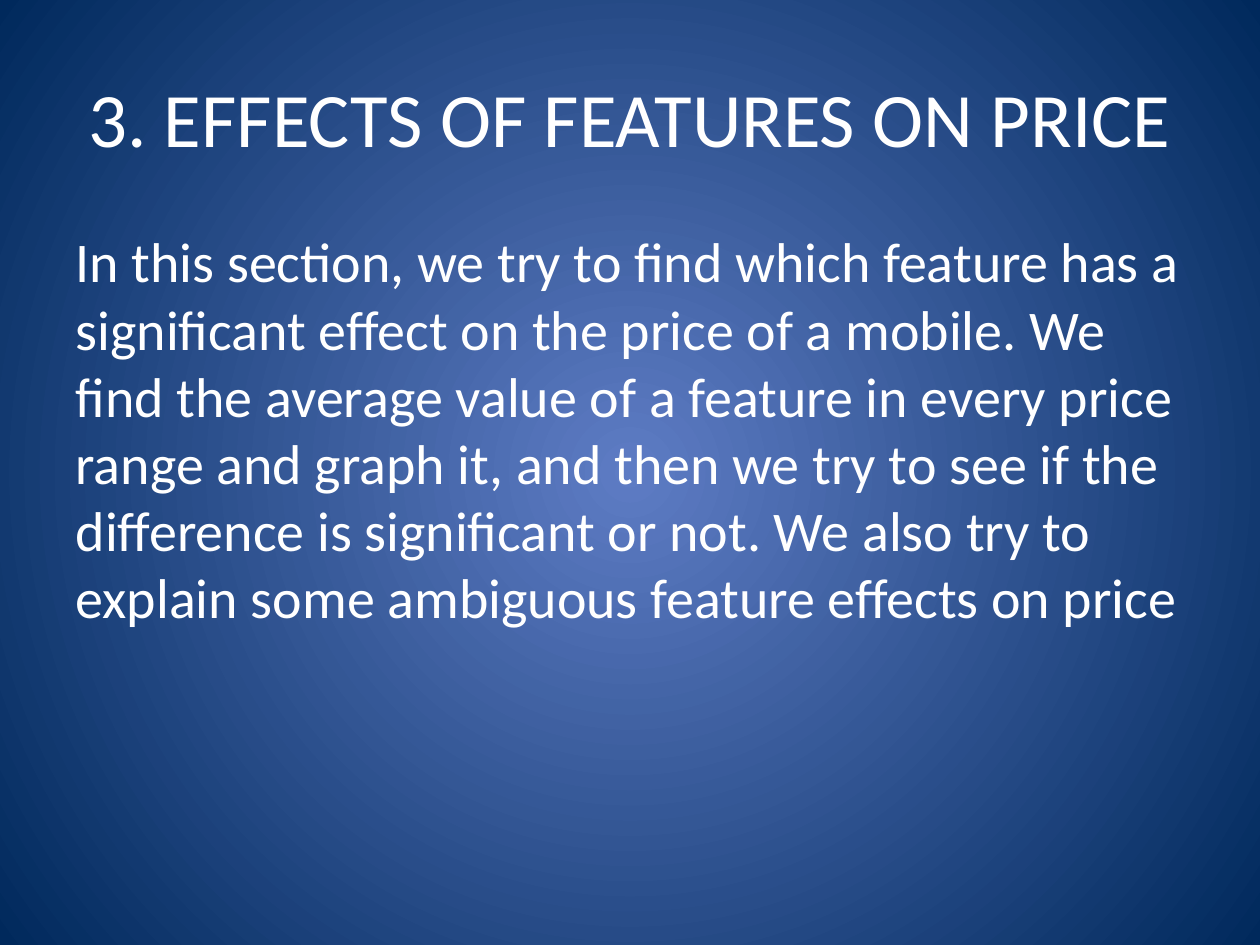
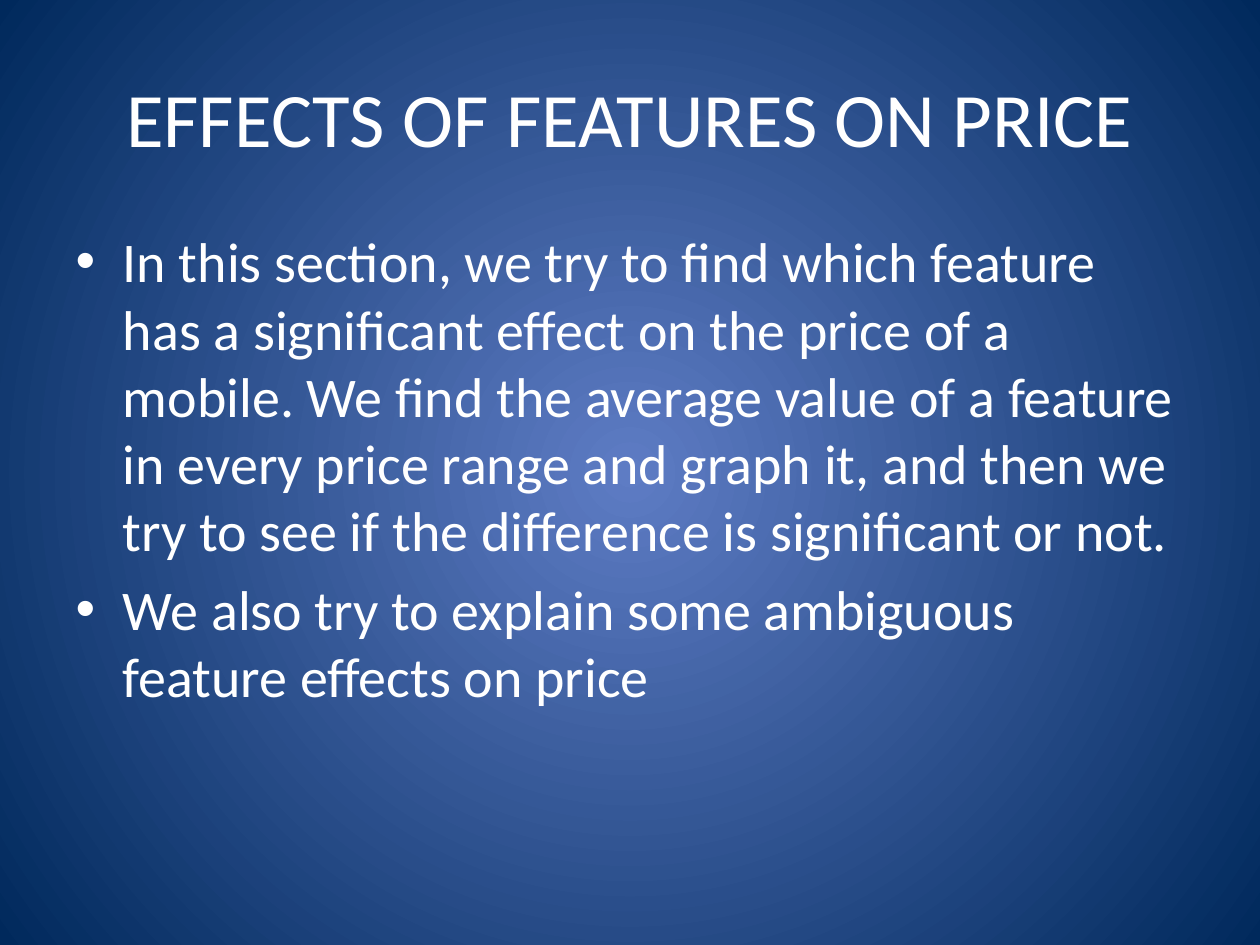
Before and after one commit to debjitg97/Mobile-Price-Classifier, a slide deck: slide 10 of Mobile Price Prediction Using KNN Classifier.pptx. Drawn at 1260x945 pixels with LibreOffice and Linux fonts; fonts in the diff are those of the drawing. Boxes give left, top, right and bottom in pixels: in the first picture for what was removed or moved away, otherwise in the second. Text is boxed around its words. In the diff, an @@ line names an element or a change of style, - is before the commit and + after.

```diff
--- a/Mobile Price Prediction Using KNN Classifier.pptx
+++ b/Mobile Price Prediction Using KNN Classifier.pptx
@@ title at (126,97,1132,148): text changed @@
-3. EFFECTS OF FEATURES ON PRICE
+EFFECTS OF FEATURES ON PRICE
@@ text at (123,243,1173,706): text changed @@
-In this section, we try to find which feature has a significant effect on the price of a mobile. We find the average value of a feature in every price range and graph it, and then we try to see if the difference is significant or not. We also try to explain some ambiguous feature effects on price
+• In this section, we try to find which feature has a significant effect on the price of a mobile. We find the average value of a feature in every price range and graph it, and then we try to see if the difference is significant or not.
+• We also try to explain some ambiguous feature effects on price
```
Also in this commit, not shown: 22 other slides changed.
